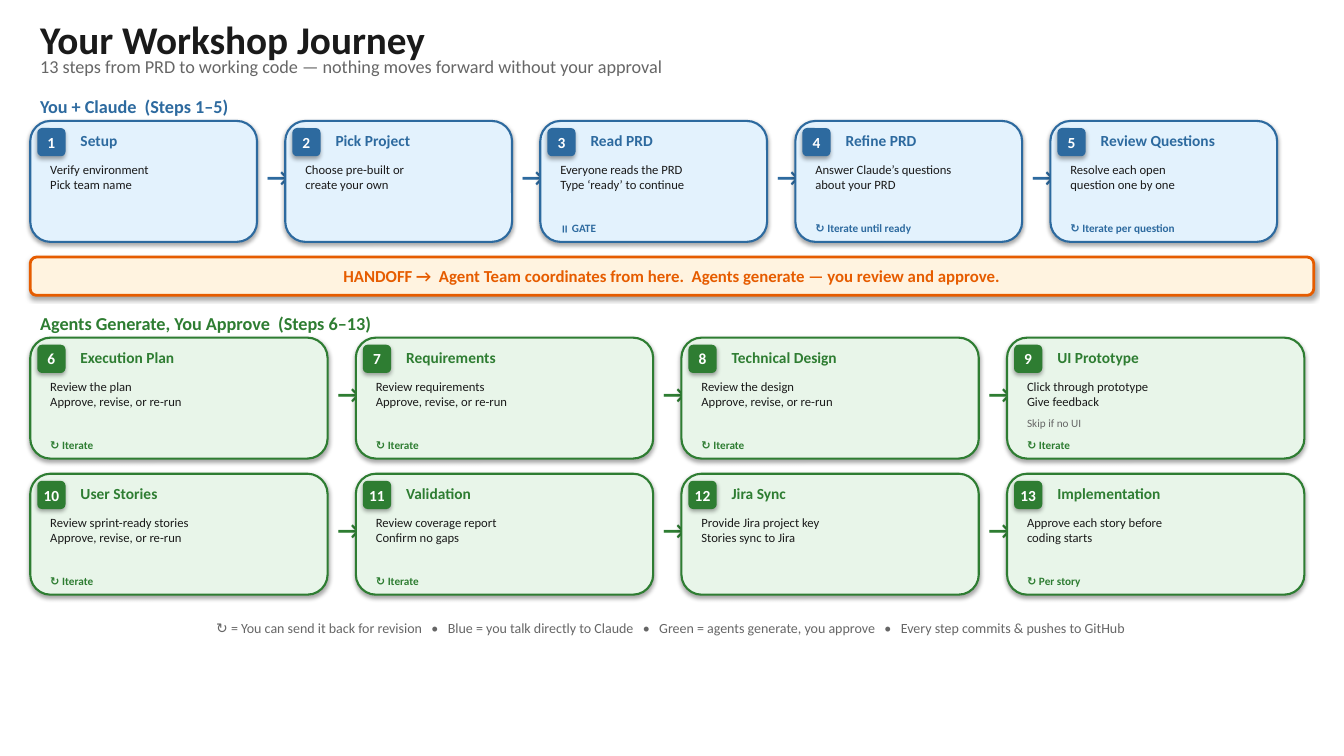
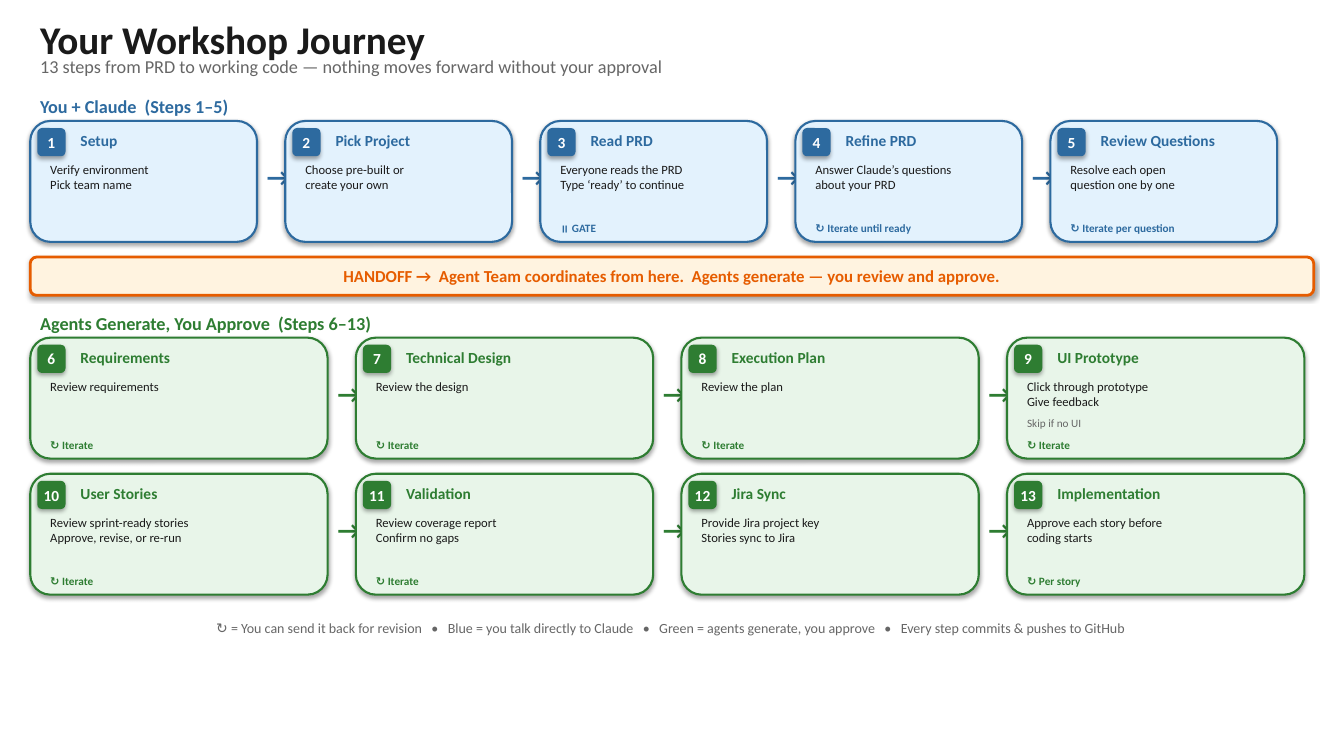
Before and after one commit to Rajdip-Personal/itinerary-restaurant-builder, a slide deck: slide 1 of docs/workshop-flow-diagram.pptx. Drawn at 1344x756 pixels with LibreOffice and Linux fonts; fonts in the diff are those of the drawing. Boxes give left, top, right and bottom in pixels: in the first picture for what was removed or moved away, otherwise in the second. Text is boxed around its words. In the diff, an @@ line names an element or a change of style, - is before the commit and + after.

Commit message:
update pptx to move plan after design

```diff
--- a/docs/workshop-flow-diagram.pptx
+++ b/docs/workshop-flow-diagram.pptx
@@ text at bbox=[80, 352, 170, 366]: text changed @@
-Execution Plan
+Requirements
@@ text at bbox=[406, 352, 511, 366]: text changed @@
-Requirements
+Technical Design
@@ text at bbox=[732, 352, 826, 363]: text changed @@
-Technical Design
+Execution Plan
@@ text at bbox=[50, 382, 159, 393]: text changed @@
-Review the plan
-Approve, revise, or re-run
+Review requirements
@@ text at bbox=[376, 382, 468, 393]: text changed @@
-Review requirements
-Approve, revise, or re-run
+Review the design
@@ text at bbox=[701, 382, 783, 393]: text changed @@
-Review the design
-Approve, revise, or re-run
+Review the plan
```
Also in this commit, not shown: 1 other slide changed.
